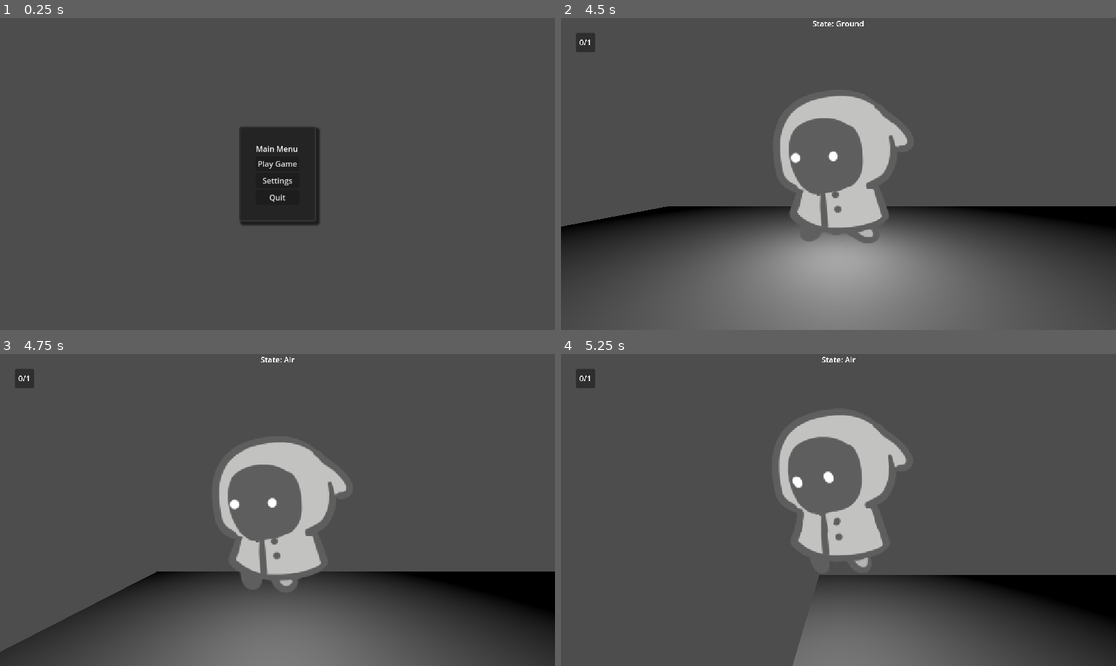
Above: before the commit, frames 1-4 (two rows, left to right).
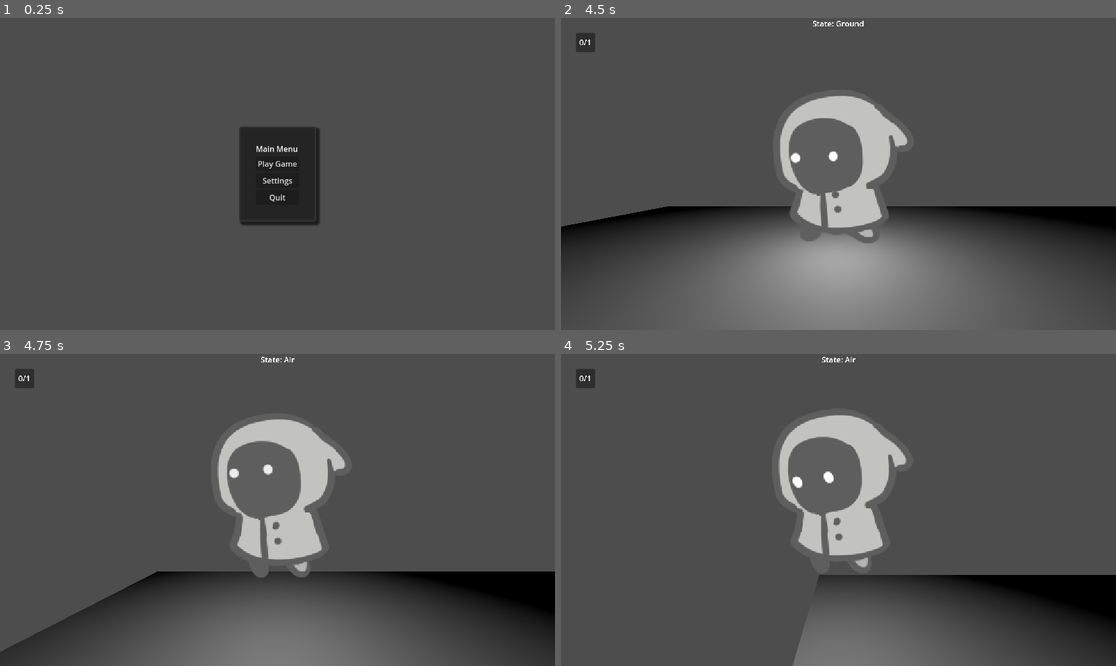
Above: after the commit, the same moments.

Repository: fina-rune/new-spawns-gwj82
Game: Godot game, scene res://scenes/UI/main_menu.tscn
The game is run twice, just before and just after one commit, with the same random seed, the same clock (stepped at 60 frames per second) and the same inputs.
Inputs:
- Up to frame 1 (0.25 s): no input
- Up to frame 2 (4.5 s): click "Play Game" at 0.5 s; tap Enter at 1.25 s; hold D (move_right) 1.28-2.03 s; hold E (callout) 1.28-2.03 s; tap Space (jump) at 1.52, 2.27, 3.77 s; hold A (move_left) 2.03-2.78 s; tap E (callout) at 2.1, 3.6 s; hold E (callout) 2.78-3.53 s; hold D (move_right) 2.78-4.28 s; hold A (move_left) from 4.28 s (still down); hold E (callout) from 4.28 s (still down)
- Up to frame 3 (4.75 s): keep holding A (move_left); keep holding E (callout); tap Space (jump) at 4.52 s
- Up to frame 4 (5.25 s): keep holding A (move_left); release E (callout) at 5.03 s; tap E (callout) at 5.1 s

Frames 1-2 are identical in both runs. In frame 3, 5.3% of the frame differs, in the area x 39-63%, y 20-76%; in frame 4, nothing differs.

Commit message:
Fixed Dialogue Animation State

Diff:
--- a/new-spawns-gwj82/scenes/Player/player.tscn
+++ b/new-spawns-gwj82/scenes/Player/player.tscn
@@ -377,7 +377,7 @@
 
 [sub_resource type="AnimationNodeStateMachineTransition" id="AnimationNodeStateMachineTransition_dl1wr"]
 advance_mode = 2
-advance_expression = "velocity.y > 0 or not is_on_floor()"
+advance_expression = "not is_on_floor()"
 
 [sub_resource type="AnimationNodeStateMachineTransition" id="AnimationNodeStateMachineTransition_uxo23"]
 advance_mode = 2
@@ -391,17 +391,17 @@
 advance_mode = 2
 advance_expression = "callout"
 
+[sub_resource type="AnimationNodeStateMachineTransition" id="AnimationNodeStateMachineTransition_wyey8"]
+switch_mode = 2
+advance_mode = 2
+advance_expression = "not overlapped_item"
+
+[sub_resource type="AnimationNodeStateMachineTransition" id="AnimationNodeStateMachineTransition_1bwnf"]
+advance_mode = 2
+advance_expression = "move"
+
 [sub_resource type="AnimationNodeStateMachineTransition" id="AnimationNodeStateMachineTransition_t6q27"]
 switch_mode = 2
-advance_mode = 2
-advance_expression = "move"
-
-[sub_resource type="AnimationNodeStateMachineTransition" id="AnimationNodeStateMachineTransition_wyey8"]
-switch_mode = 2
-advance_mode = 2
-advance_expression = "dialogue"
-
-[sub_resource type="AnimationNodeStateMachineTransition" id="AnimationNodeStateMachineTransition_1bwnf"]
 advance_mode = 2
 advance_expression = "move"
 
@@ -416,8 +416,8 @@
 states/Land/position = Vector2(712, 100)
 states/Move/node = SubResource("AnimationNodeBlendSpace1D_3vyb7")
 states/Move/position = Vector2(543, 100)
-transitions = ["Start", "Move", SubResource("AnimationNodeSt …(301 unchanged characters)… eMachineTransition_jxtnq"), "Callout", "Move", SubResource("AnimationNodeStateMachineTransition_t6q27"), "Callout", "Dialogue", SubResource("AnimationNodeStateMachineTransition_wyey8"), "Dialogue", "Move", SubResource("AnimationNodeStateMachineTransition_1bwnf")]
-graph_offset = Vector2(372.429, 45.4484)
+transitions = ["Start", "Move", SubResource("AnimationNodeSt …(301 unchanged characters)… eMachineTransition_jxtnq"), "Callout", "Dialogue", SubResource("AnimationNodeStateMachineTransition_wyey8"), "Dialogue", "Move", SubResource("AnimationNodeStateMachineTransition_1bwnf"), "Callout", "Move", SubResource("AnimationNodeStateMachineTransition_t6q27")]
+graph_offset = Vector2(372.429, 85.142)
 
 [sub_resource type="BoxShape3D" id="BoxShape3D_g2els"]
 
--- a/new-spawns-gwj82/scripts/Player/dialogue_state.gd
+++ b/new-spawns-gwj82/scripts/Player/dialogue_state.gd
@@ -6,17 +6,16 @@
 var dialog_panel: Control
 
 func enter() -> void:
-	character.dialogue = false
-	print("Showing dialogue")
 	dialog_panel = get_node("/root/World/DialogCanvas/DialogPanel")
 	if dialog_panel:
 		dialog_panel.visible = true
 
+func exit() -> void:
+	character.dialogue = false
+
 func physics_update(_delta: float) -> void:
 	if Input.is_action_pressed("callout"):
-		print("Showing/hiding dialog...")
 		if dialog_panel:
-			print("Hiding dialog...")
 			dialog_panel.visible = false
 			Transitioned.emit(self, ground_state.name)
 			character.move = true
--- a/new-spawns-gwj82/scripts/Player/ground_state.gd
+++ b/new-spawns-gwj82/scripts/Player/ground_state.gd
@@ -6,7 +6,7 @@
 @export var air_state: State
 @export var callout_state: State
 
-func enter() -> void:
+func exit() -> void:
 	character.move = false
 
 func physics_update(_delta: float) -> void:
--- a/new-spawns-gwj82/scripts/Player/landing_state.gd
+++ b/new-spawns-gwj82/scripts/Player/landing_state.gd
@@ -5,7 +5,6 @@
 @export var landing_animation_name: String = "land"
 @export var ground_state: State
 
-
 func _on_animation_tree_animation_finished(anim_name: StringName) -> void:
 	if anim_name == landing_animation_name:
 		Transitioned.emit(self, ground_state.name)
--- a/new-spawns-gwj82/scripts/Player/state_machine.gd
+++ b/new-spawns-gwj82/scripts/Player/state_machine.gd
@@ -14,7 +14,7 @@
 		if child is State:
 			states[child.name.to_lower()] = child
 			child.Transitioned.connect(on_child_transition)
-			if character:
+			if character and animation_tree:
 				child.character = character
 				child.animation_tree = animation_tree
 
